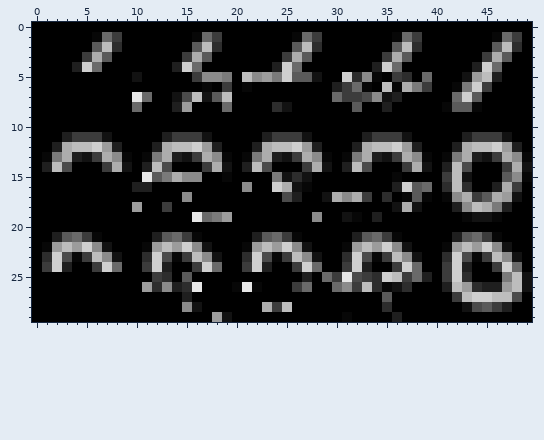
A pixel-art sprite gets an edit: figures/sample_at_epoch_2.png. Above: the version before the commit.
The file is 50x30 pixels.
After:
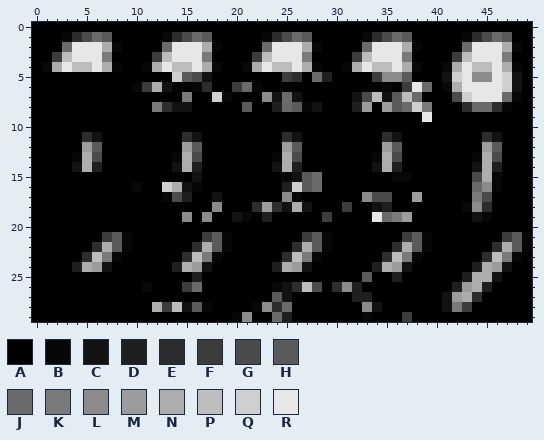
Palette (. is transparent): A #000000  B #070707  C #121212  D #1f1f1f  E #2d2d2d  F #3c3c3c  G #4b4b4b  H #5a5a5a  J #6a6a6a  K #7a7a7a  L #8b8b8b  M #9c9c9c  N #adadad  P #bdbdbd  Q #cfcfcf  R #e7e7e7
The exact change:
Changed rows in their new state; - is an unchanged pixel.
first column x 1:
 1 --BEGJHA----BEGJHA----BEGJHA----BEGJHA----BEGJHA-
 2 --JRRRNB----JRRRNB----JRRRNB----JRRRNB----JRRRNB-
 3 -FPRRRK----FPRRRK----FPRRRK----FPRRRK----FPRRRK--
 4 BNRPPRNB--BNRPPRNB--BNRPPRNB--BNRPPRNB--BNRPPRNB-
 5 ---------A---QHGCAA-AAAAFEAJD-AAAFLLH-A-CQRLLRQC-
 6 ---------BFNC--BE-AFJB-------AAAA-BAFRJ-BNRRRRQC-
 7 ---------AA--AKAAQB---LCJC---AAC-P-HPJ---G-RRRJB-
 8 ---------A-KECC---A-H--DJHBC---DM-MHJQK-AAEJJEB--
 9 --------------------------------------R----------
11 --AAECA-----AAECA-----AAECA-----AAECA-----AAECA--
12 -AAAMHAA---AAAMHAA---AAAMHAA---AAAMHAA---AAAMHAA-
13 AAABNGAAA-AAABNGAAA-AAABNGAAA-AAABNGAAA-AAABNGAAA
14 AAACNDAAA-AAACNDAAA-AAACNDAAA-AAACNDAAA-AAACNDAAA
15 ----------AAAAAC--A----ABCHJ--------B---AAAGNBAAA
16 ---------BA-QNCB----A--ADQHJ-------AAAA-AAAJLBAA-
17 ------------BGD--C------LB--AAAALGG-AMA-AAAKGAAA-
18 ---------A--A----L---EMECNC---F--CDAAA---ABLEAA--
19 --------------LALAACB-D----AF-AA-RJKM-----A-BA---
21 -AAAAAFHB--AAAAAFHB--AAAAAFHB--AAAAAFHB--AAAAAFHB
22 AAAAAENHB-AAAAAENHB-AAAAAENHB-AAAAAENHB-AAAAAENHB
23 AAAAE-KB--AAAAE-KB--AAAAE-KB--AAAAE-KB--AAAAE-KB-
24 AAADNMCA--AAADNMCA--AAADNMCA--AAADNMCA--AAADNMCA-
25 -----------AA-AD----------A-AAAAHAADAAA-AADNNCAAA
26 ----------BAAAFJ---AAA-BCEPG-E-DAAAAA---AD-N-AAAA
27 --------------A--------HC------DD-A-----CMNEAAAA-
28 -----------NFPCHB----BLEJ-------LCA-----CKFAAAA--
29 -----------------AABL--JD-----A-B--AF------------
Changed places in both pictures, as pixel boxes (x1, y1, x2, y2):
changed: (42, 32, 532, 322)
